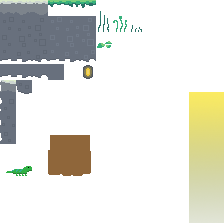
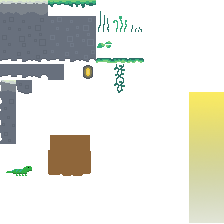
Comparing the layer stacks of the two 224 × 224 images. Changes:
added layer "Layer 13 copy 2" above "Layer 13" over [114, 80, 125, 93]
added layer "Layer 13" above "Layer 12" over [114, 64, 125, 80]
added layer "Layer 12" above "Layer 11" over [96, 58, 144, 63]
